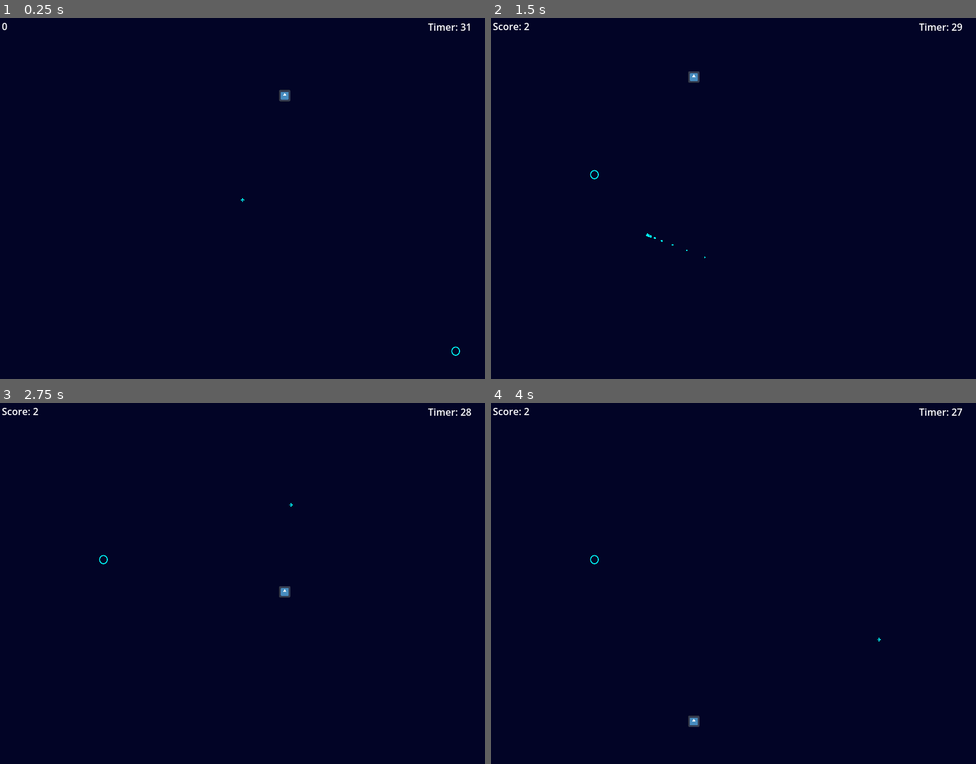
Above: before the commit, frames 1-4 (two rows, left to right).
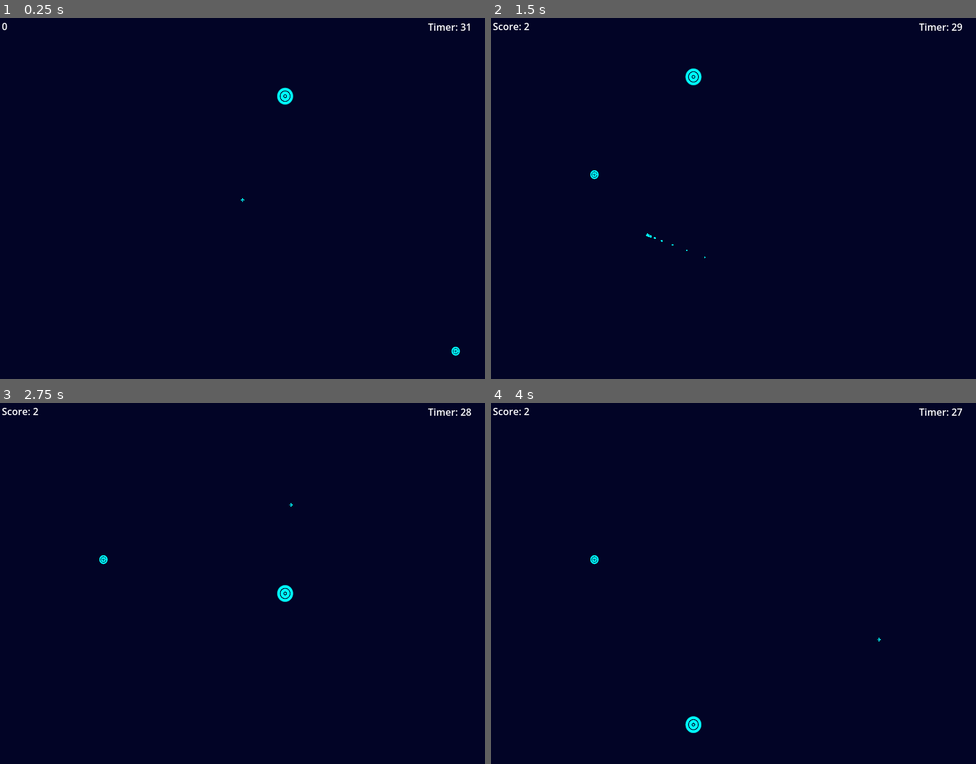
Above: after the commit, the same moments.

Repository: beki-github/speed-click
Game: Godot game, scene res://scenes/game.tscn
Two runs of this game, one before a commit and one after it. Both use one fixed random seed, a clock stepped at 60 frames per second and the inputs below. The engine's default icon, where the game draws it, is replaced by a stand-in: a white triangle on a blue panel in a dark square.
Inputs (mouse positions are in pixels of both pictures, inside the frame that each line leads up to):
- Up to frame 1 (0.25 s): no input
- Up to frame 2 (1.5 s): move the mouse to (946, 350) at 0.52 s; move the mouse to (646, 234) at 1.27 s
- Up to frame 3 (2.75 s): move the mouse to (291, 504) at 2.02 s
- Up to frame 4 (4 s): move the mouse to (709, 659) at 2.77 s; move the mouse to (879, 641) at 3.52 s

The runs differ from the first frame. In frame 1, 0.2% of the frame differs, in the area x 57-95%, y 19-94%; in frame 2, 0.2%; in frame 3, 0.2%; in frame 4, 0.2%, in the area x 20-44%, y 42-92%.

Commit message:
new shader and a ball scene

Diff:
--- a/scenes/ball.tscn
+++ b/scenes/ball.tscn
@@ -1,13 +1,16 @@
 [gd_scene format=3 uid="uid://ibckfgb71ekg"]
 
-[ext_resource type="Texture2D" uid="uid://c2401j7825mj5" path="res://assets/icon.svg" id="1_7s4qf"]
 [ext_resource type="Script" uid="uid://dwlnbrpnkxsrk" path="res://scripts/ball.gd" id="1_cxlvu"]
+[ext_resource type="Shader" uid="uid://ch8m8l5ax7yg3" path="res://shaders/circle.gdshader" id="2_cxlvu"]
 
 [sub_resource type="CircleShape2D" id="CircleShape2D_cxlvu"]
-radius = 14.0
+radius = 13.341664
 
 [sub_resource type="CircleShape2D" id="CircleShape2D_f7cbr"]
-radius = 15.033297
+radius = 11.18034
+
+[sub_resource type="ShaderMaterial" id="ShaderMaterial_f7cbr"]
+shader = ExtResource("2_cxlvu")
 
 [node name="ball" type="CharacterBody2D" unique_id=885168186]
 script = ExtResource("1_cxlvu")
@@ -15,13 +18,17 @@
 [node name="CollisionShape2D" type="CollisionShape2D" parent="." unique_id=314496846]
 shape = SubResource("CircleShape2D_cxlvu")
 
-[node name="Sprite2D" type="Sprite2D" parent="." unique_id=1884715604]
-scale = Vector2(0.15, 0.15)
-texture = ExtResource("1_7s4qf")
-
 [node name="Area2D" type="Area2D" parent="." unique_id=494607549]
 
 [node name="CollisionShape2D" type="CollisionShape2D" parent="Area2D" unique_id=145771139]
 shape = SubResource("CircleShape2D_f7cbr")
 
+[node name="ColorRect" type="ColorRect" parent="." unique_id=233728551]
+material = SubResource("ShaderMaterial_f7cbr")
+offset_left = -15.0
+offset_top = -15.0
+offset_right = 25.0
+offset_bottom = 27.0
+scale = Vector2(0.75, 0.75)
+
 [connection signal="area_entered" from="Area2D" to="." method="_on_area_2d_area_entered"]
--- a/shaders/circle.gdshader
+++ b/shaders/circle.gdshader
@@ -1,15 +1,23 @@
 shader_type canvas_item;
 
+const vec3 bg_color = vec3(0.008, 0.016, 0.15);
+const vec3 ring_color = vec3(0.0, 1.0, 1.0);
+
 void fragment() {
+    vec2 centered_uv = UV * 2.0 - 1.0;
+    float dist_from_center = length(centered_uv);
 
-    vec2 centered_uv = UV * 2.0 - 1.0;
-    float d = length(centered_uv);
-    float ring_distance = abs(d - 0.8);
+
+    float d = sin(dist_from_center * 8.0 - TIME*5.0) / 3.0;
+    float ring_distance = abs(d);
+    ring_distance=0.01/ring_distance;
     float mask = smoothstep(0.05, 0.15, ring_distance);
-    vec3 bg_color = vec3(0.008, 0.016, 0.15);
 
-    vec3 ring_color = vec3(0.0, 1.0, 1.0);
-    vec3 final_rgb = mix(ring_color, bg_color, mask);
+    float edge_fade = smoothstep(0.8, 0.95, dist_from_center);
+    float final_mask = max(mask, edge_fade);
+
+
+    vec3 final_rgb = mix(ring_color, bg_color, final_mask);
 
     COLOR = vec4(final_rgb, 1.0);
 }
